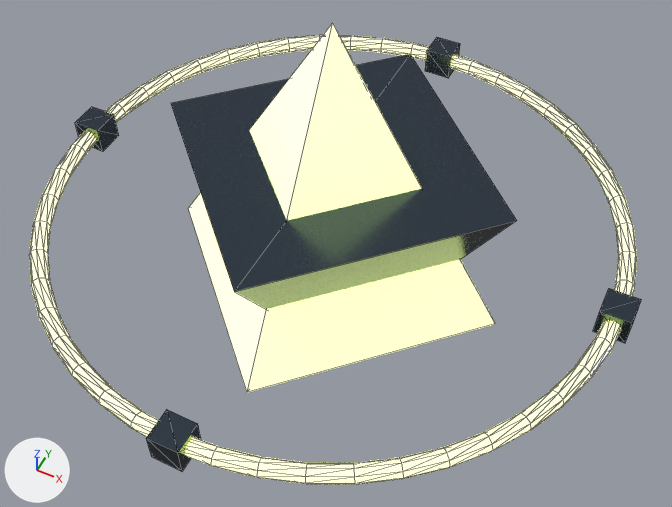
The glTF model models/multihopper_relay.glb, before and after one commit.
Camera for both pictures: a 50 mm camera at (1.38, -2.72, 3.13) aimed at (0.07, -0.12, -0.12). The lights are fixed; the arrows at lower left show +X, +Y and +Z. The picture after the commit comes second. Mesh edges are drawn as thin lines. Where no turn or scale is listed for an object, it has been applied to the vertices.

Script lines for the objects in view, before the commit:
```python
mat_relay_glass = principled_material('Relay_Glass')
mat_relay_glass.base_color = (0.9, 1.0, 0.9)  # white #f3fff3
mat_relay_glass.metallic = 0.1
mat_relay_glass.roughness = 0.08
mat_relay_glass.emission_color = (0.856, 1.0, 0.237)  # green #eeff86
mat_relay_glass.emission_strength = 1.164
mat_relay_lime = principled_material('Relay_Lime')
mat_relay_lime.base_color = (0.83, 0.97, 0.23)  # green #ebfc84
mat_relay_lime.metallic = 0.7
mat_relay_lime.roughness = 0.15
mat_relay_lime.emission_color = (0.856, 1.0, 0.237)  # green #eeff86
mat_relay_lime.emission_strength = 2.716
me_cone = bpy.data.meshes.new('Cone')
me_cone.from_pydata([(0.0, 0.85, -0.7), (0.85, 0.0, -0.7), (0.0, -0.85, -0.7), (-0.85, 0.0, -0.7), (0.0, 0.0, 0.7)], [], [(0, 4, 1), (1, 4, 2), (0, 1, 2), (0, 2, 3), (2, 4, 3), (3, 4, 0)])
me_cone.materials.append(mat_relay_glass)  # white #f3fff3, glowing green #eeff86
me_cube_003 = bpy.data.meshes.new('Cube.003')
me_cube_003.from_pydata(...)  # a box spanning x -0.07..0.07, y -0.07..0.07, z -0.07..0.07
me_cube_003.materials.append(mat_relay_carbon)  # greyish blue #45505d
me_torus = bpy.data.meshes.new('Torus')
me_torus.from_pydata(...)  # a torus around z (ring radius 1.35, tube radius 0.04) spanning x -1.39..1.39, y -1.39..1.39, z -0.04..0.04
me_torus.materials.append(mat_relay_lime)  # green #ebfc84, glowing green #eeff86
ob_relay_dial_ring = bpy.data.objects.new('Relay_Dial_Ring', me_torus)
ob_relay_dial_ring.location = (0.0, 0.0, 0.0)
ob_relay_shard_3 = bpy.data.objects.new('Relay_Shard_3', me_cube_003)
ob_relay_shard_3.location = (0.0, -1.35, 0.0)
ob_relay_top_prism = bpy.data.objects.new('Relay_Top_Prism', me_cone)
ob_relay_top_prism.location = (0.0, 0.0, 0.35)
# also in view: 'Relay_Shard_0' at (1.35, 0.0, 0.0); 'Relay_Shard_2' at (-1.35, 0.0, 0.0); 'Relay_Shard_1' at (0.0, 1.35, 0.0); 'Relay_Bottom_Prism' at (0.0, 0.0, -0.35)
```
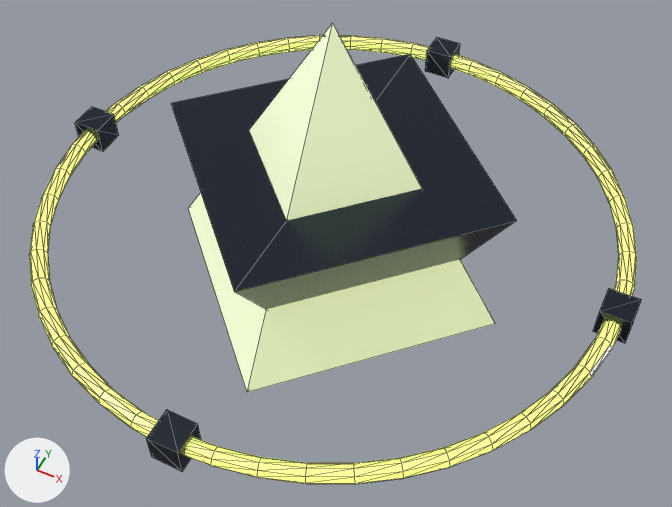
Boxes (x1, y1, x2, y2) around the edits, measured in the pictures (672 x 507 px):
'Relay_Top_Prism', recoloured, surface changed
    both: (188, 23, 495, 392)
'Relay_Dial_Ring', surface changed
    both: (29, 35, 637, 484)

Patch to the scene script:
```diff
--- a/models/multihopper_relay.glb.py
+++ b/models/multihopper_relay.glb.py
@@ mat_relay_lime @@
 mat_relay_lime.emission_color = (0.856, 1.0, 0.237)  # green #eeff86
-mat_relay_lime.emission_strength = 2.716
+mat_relay_lime.emission_strength = 1.0
@@ mat_relay_glass @@
 mat_relay_glass.roughness = 0.08
-mat_relay_glass.emission_color = (0.856, 1.0, 0.237)  # green #eeff86
-mat_relay_glass.emission_strength = 1.164
+mat_relay_glass.emission_color = (0.29, 0.34, 0.0805)  # green #939e50
+mat_relay_glass.emission_strength = 1.0
```
